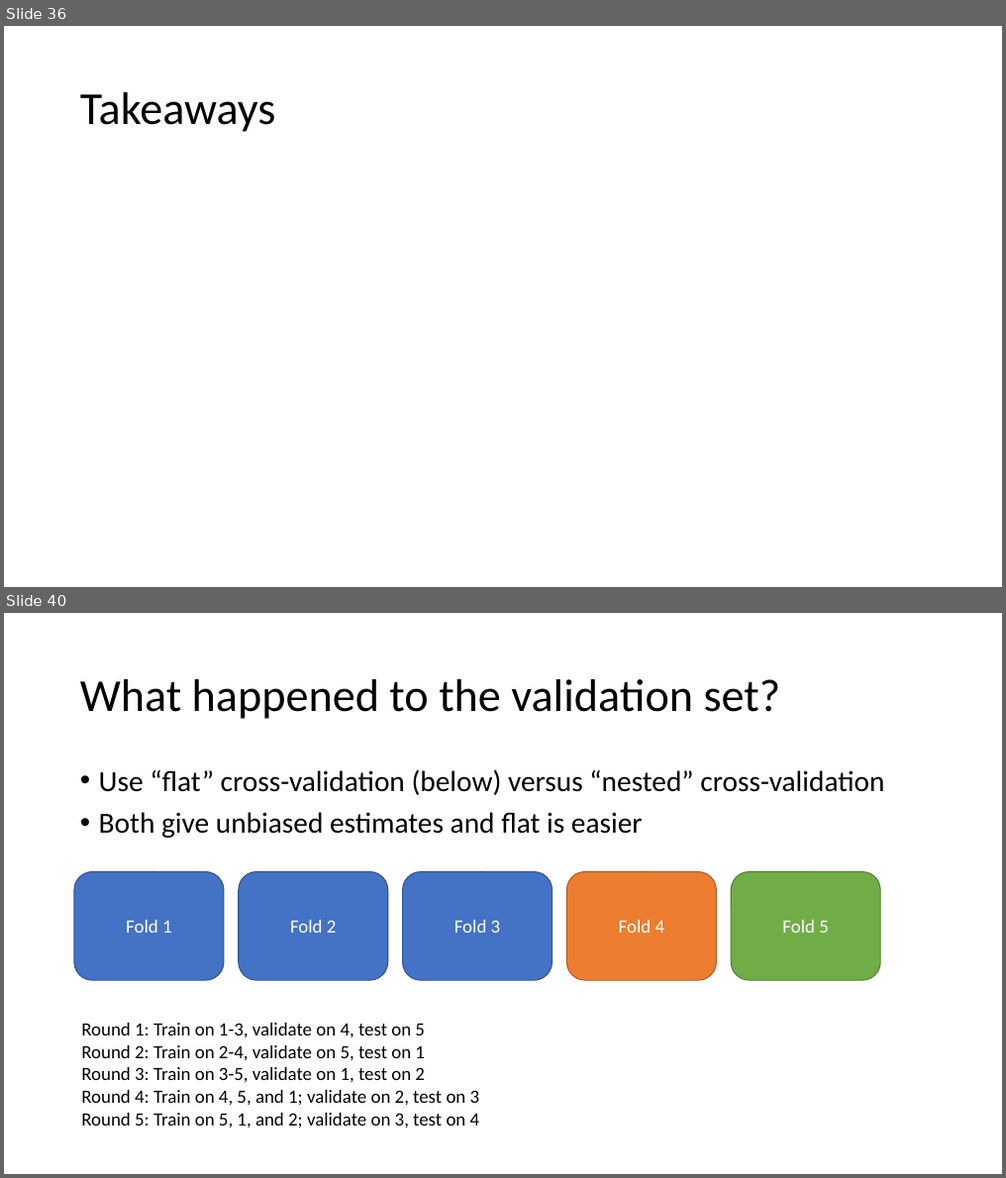
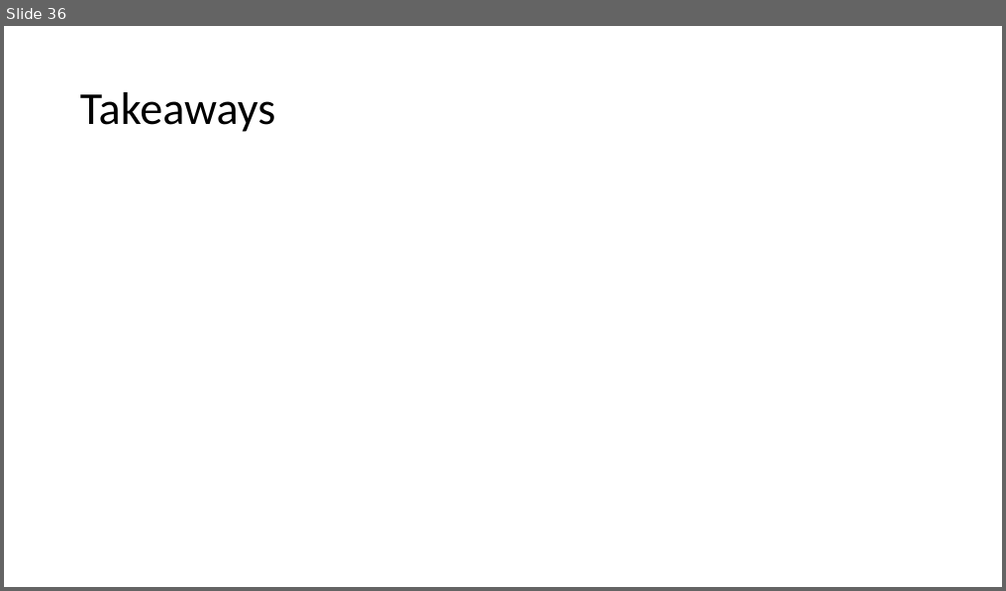
Before and after one commit to mengelhard/mmci_applied_ds, a slide deck: lectures/mitigating_overfitting.pptx. Shown one above the other, each under a label of ours: slides 36 and 40 before the commit, slide 36 after it; the slides between them are not shown. The pictures are 1006x1178 and 1006x591 pixels, drawn with LibreOffice and Linux fonts; fonts in the diff are those of the drawing; grey boxes stand for pictures. Boxes give left, top, right and bottom in pixels: in the first picture for what was removed or moved away, otherwise in the second. Text is boxed around its words. In the diff, an @@ line names an element or a change of style, - is before the commit and + after.

```diff
--- a/lectures/mitigating_overfitting.pptx
+++ b/lectures/mitigating_overfitting.pptx
@@ slide 40 removed at bbox=[4, 613, 1002, 1174], background #FFFFFF @@
@@ title removed at bbox=[80, 679, 781, 719] @@
-What happened to the validation set?
@@ text removed at bbox=[99, 769, 884, 838] @@
-• Use “flat” cross-validation (below) versus “nested” cross-validation
-• Both give unbiased estimates and flat is easier
@@ rounded rectangle removed at bbox=[74, 872, 224, 980] @@
-Fold 1
@@ rounded rectangle removed at bbox=[239, 872, 388, 980] @@
-Fold 2
@@ rounded rectangle removed at bbox=[403, 872, 552, 980] @@
-Fold 3
@@ rounded rectangle removed at bbox=[567, 872, 717, 980] @@
-Fold 4
@@ rounded rectangle removed at bbox=[731, 872, 880, 980] @@
-Fold 5
@@ text removed at bbox=[81, 1023, 480, 1129] @@
-Round 1: Train on 1-3, validate on 4, test on 5
-Round 2: Train on 2-4, validate on 5, test on 1
-Round 3: Train on 3-5, validate on 1, test on 2
-Round 4: Train on 4, 5, and 1; validate on 2, test on 3
-Round 5: Train on 5, 1, and 2; validate on 3, test on 4
```
Also in this commit, not shown: 3 other slides removed, 9 other files.
